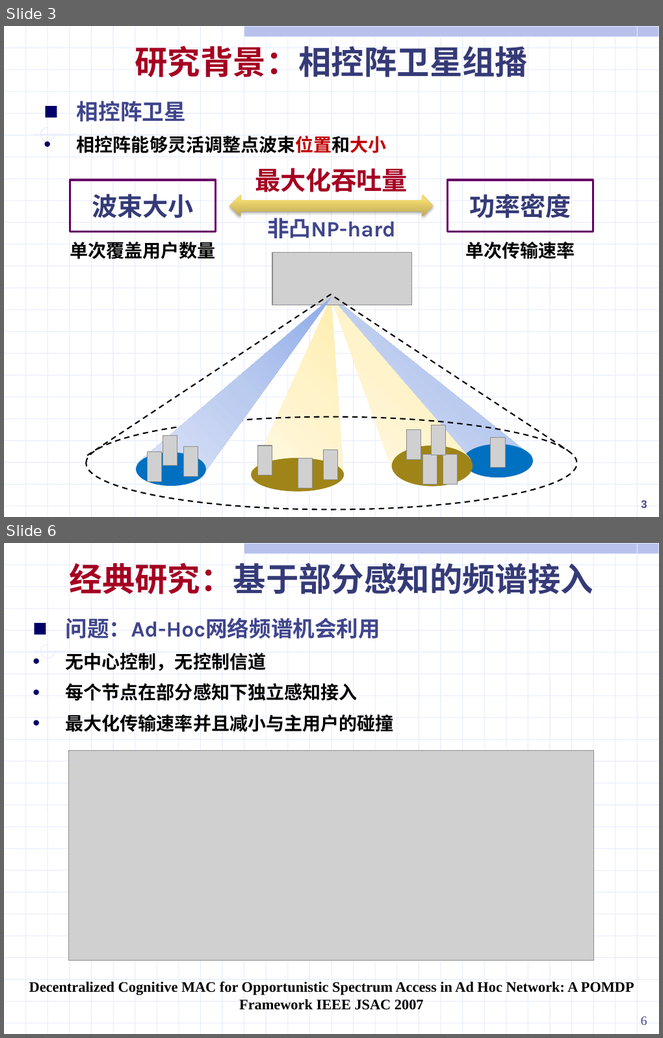
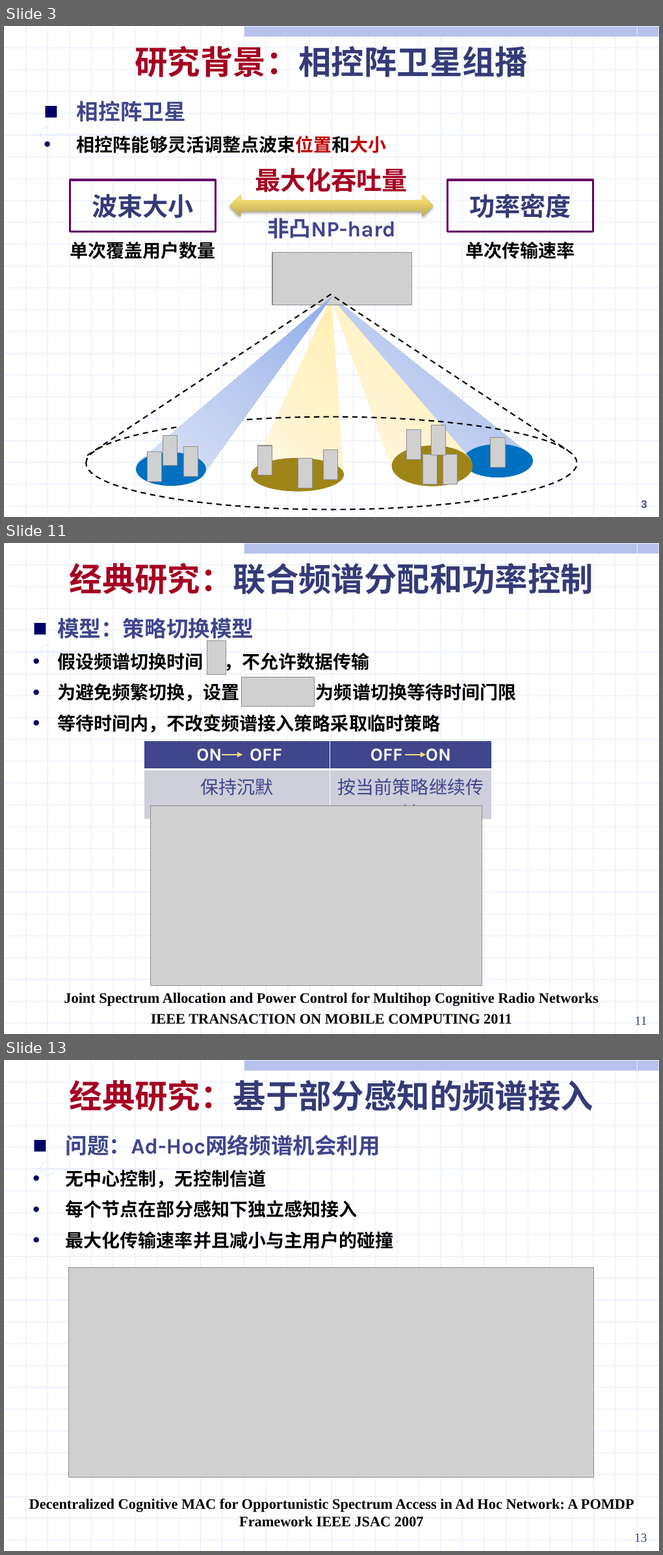
Before and after one commit to ssheroes/hello-world, a slide deck: 战术网频谱共享调研 (2).pptx. Shown one above the other, each under a label of ours: slides 3 and 6 before the commit, slides 3, 11 and 13 after it; the slides between them are not shown. The pictures are 663x1038 and 663x1555 pixels, drawn with LibreOffice and Linux fonts; fonts in the diff are those of the drawing; grey boxes stand for pictures. Boxes give left, top, right and bottom in pixels: in the first picture for what was removed or moved away, otherwise in the second. Text is boxed around its words. In the diff, an @@ line names an element or a change of style, - is before the commit and + after.

```diff
--- a/战术网频谱共享调研 (2).pptx
+++ b/战术网频谱共享调研 (2).pptx
@@ slide 11 added at [4,543,659,1034], background #FFFFFF; not listed: 56 template elements that a slide beside it also shows @@
@@ text added at [70,563,594,594], 36 pt, text #353A77, bold @@
+经典研究：联合频谱分配和功率控制
@@ text added at [57,618,517,733], 20 pt, text #000000, bold @@
+■ 模型：策略切换模型
+• 假设频谱切换时间 ，不允许数据传输
+• 为避免频繁切换，设置 作为频谱切换等待时间门限
+• 等待时间内，不改变频谱接入策略采取临时策略
@@ picture added at [207,641,226,675] @@
@@ picture added at [242,678,315,707] @@
@@ table added at [144,741,492,809], 2 rows, 2 columns @@
+ON OFF | OFF ON
+保持沉默 | 按当前策略继续传输
@@ arrow added from (222, 755) to (243, 755), #ECD882 1.5 pt @@
@@ arrow added from (405, 755) to (426, 755), #ECD882 1.5 pt @@
@@ picture added at [150,806,482,986] @@
@@ text added at [64,993,599,1025], 16 pt, text #000000, bold @@
+Joint Spectrum Allocation and Power Control for Multihop Cognitive Radio Networks
+IEEE TRANSACTION ON MOBILE COMPUTING 2011
@@ page number added at [635,1017,648,1025], 14 pt, text #40458C @@
+11
@@ what was slide 6 is now slide 13 @@
@@ page number at [634,1534,648,1542]: text changed @@
-6
+13
```
Also in this commit, not shown: 2 slides changed, 6 other slides added.
